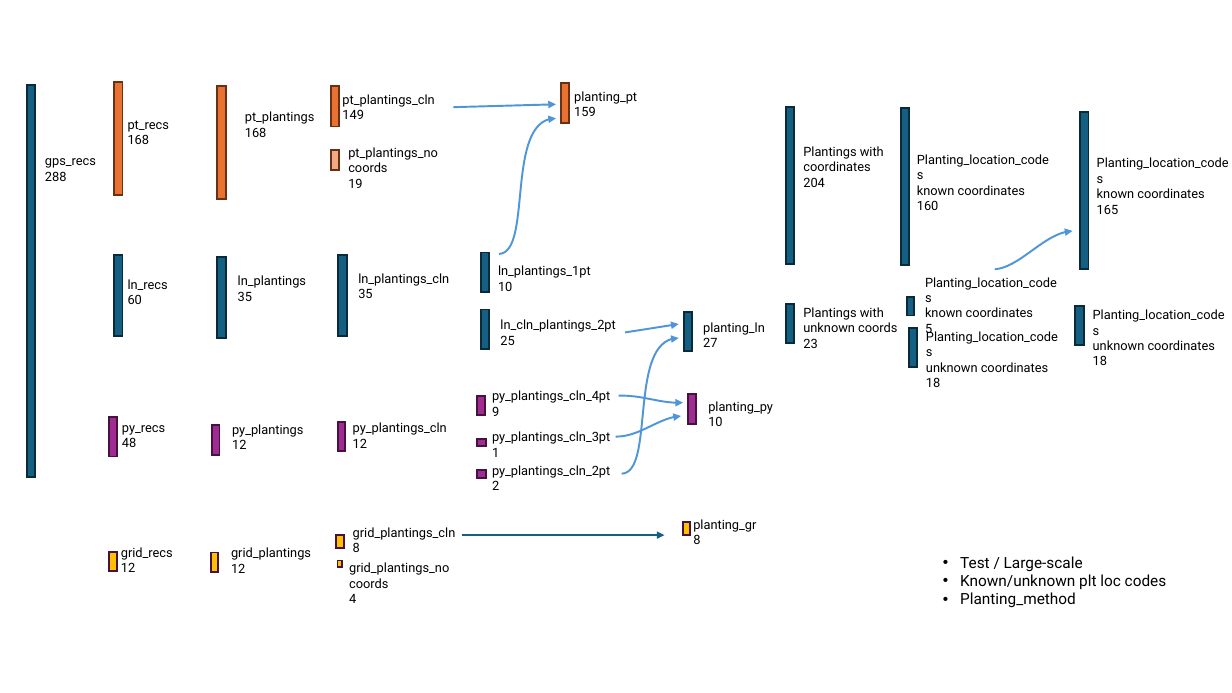
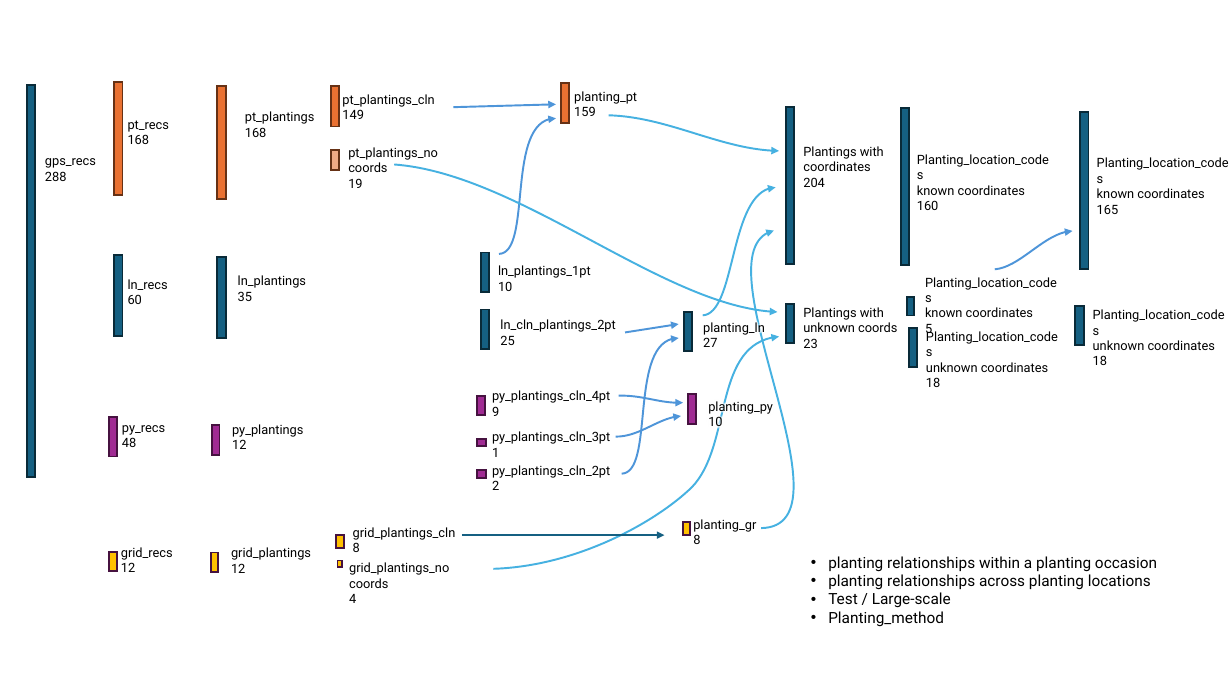
Before and after one commit to WA-Nearshore/seagrass-restoration-processing, a slide deck: slide 6 of docs/seagrass_restoration_storymap_notes.pptx. Drawn at 1232x693 pixels with LibreOffice and Linux fonts; fonts in the diff are those of the drawing. Boxes give left, top, right and bottom in pixels: in the first picture for what was removed or moved away, otherwise in the second. Text is boxed around its words. In the diff, an @@ line names an element or a change of style, - is before the commit and + after.

```diff
--- a/docs/seagrass_restoration_storymap_notes.pptx
+++ b/docs/seagrass_restoration_storymap_notes.pptx
@@ freeform shape added at (609,116,779,152), outline #46B1E1 1.5 pt @@
@@ freeform shape added at (395,165,778,312), outline #46B1E1 1.5 pt @@
@@ freeform shape added at (703,188,776,316), outline #46B1E1 1.5 pt @@
@@ freeform shape added at (751,231,793,529), outline #46B1E1 1.5 pt @@
@@ rectangle removed at (338,255,348,335) @@
@@ text removed at (358,273,449,298) @@
-ln_plantings_cln
-35
@@ freeform shape added at (494,336,779,568), outline #46B1E1 1.5 pt @@
@@ rectangle removed at (337,421,345,451) @@
@@ text removed at (353,422,447,448) @@
-py_plantings_cln
-12
@@ text "planting relationships within a planting ...": place and size @@
-text "planting relationships within a planting ..." at (960,556,1167,608)
+text "planting relationships within a planting ..." at (828,556,1157,626)
@@ text at (828,556,1157,590): paragraphs added @@
+• planting relationships within a planting occasion
+• planting relationships across planting locations
@@ text at (960,574,1167,589): paragraph removed @@
-• Known/unknown plt loc codes
```
Also in this commit, not shown: 1 other file.
